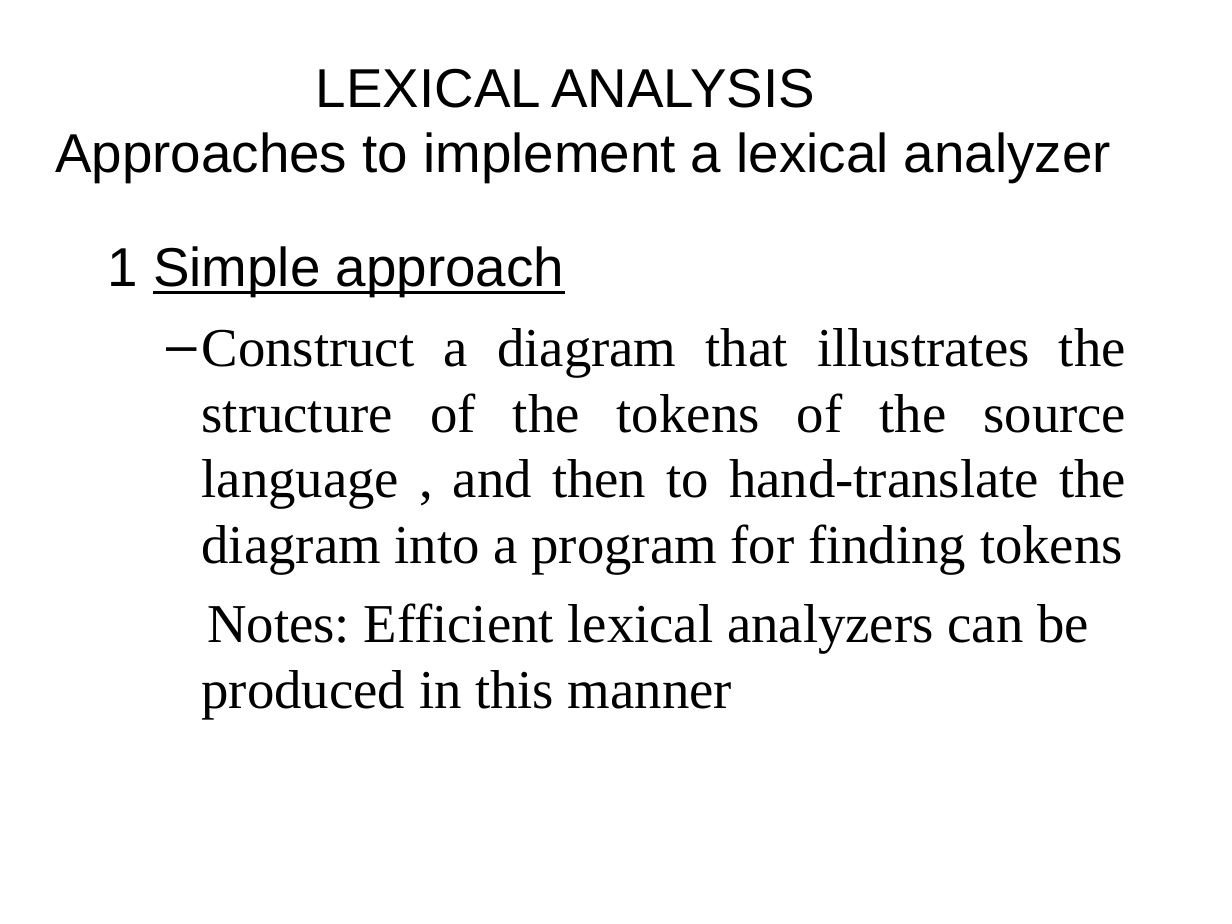
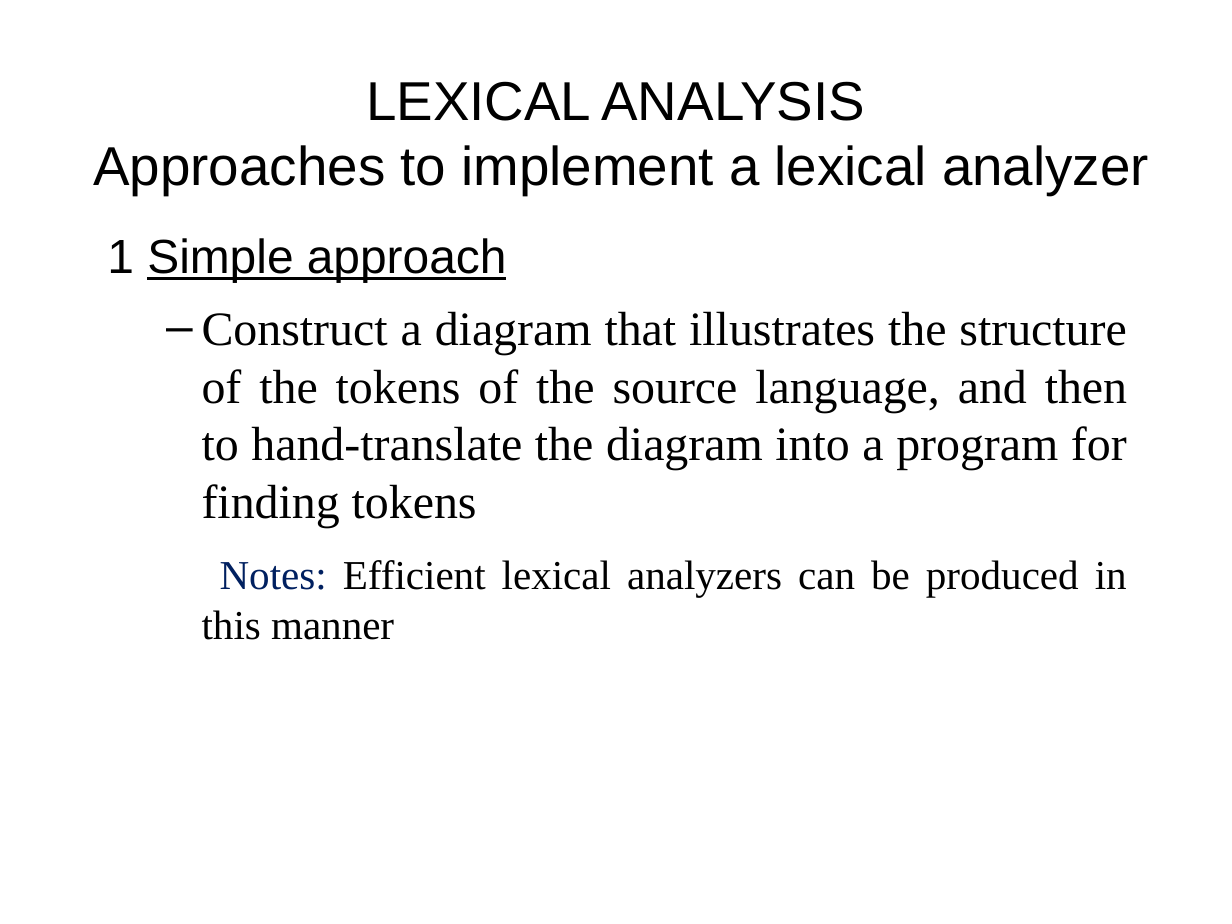
Before and after one commit to GeneralNitin/S6, a slide deck: slide 27 of 02. Compiler Design/PPTs/Module 1.ppt. Drawn at 1232x924 pixels with LibreOffice and Linux fonts; fonts in the diff are those of the drawing. Boxes give left, top, right and bottom in pixels: in the first picture for what was removed or moved away, otherwise in the second. Text is boxed around its words. In the diff, an @@ line names an element or a change of style, - is before the commit and + after.

```diff
--- a/02. Compiler Design/PPTs/Module 1.ppt
+++ b/02. Compiler Design/PPTs/Module 1.ppt
@@ text "LEXICAL ANALYSIS Approaches to implement ..." moved from (x1=55, y1=68, x2=1111, y2=182) to (x1=93, y1=81, x2=1149, y2=195) @@
@@ text "LEXICAL ANALYSIS Approaches to implement ..." at (x1=93, y1=81, x2=1149, y2=195): alignment left to centre @@
@@ text at (x1=107, y1=238, x2=1127, y2=640): size 32 to 28 pt in "1 Simple approach"; size 32 to 24 pt in "Notes: Efficient lexical analyzers can be produced ..."; text colour #000000 to #002060 in "Notes:"; line spacing 1 to 0.9; less space between paragraphs; alignment left to justified @@
@@ text at (x1=202, y1=311, x2=1127, y2=527): text changed; size 32 to 28 pt @@
-  – Construct a diagram that illustrates the structure of the tokens of the source language , and then to hand-translate the diagram into a program for finding tokens
+  – Construct a diagram that illustrates the structure of the tokens of the source language, and then to hand-translate the diagram into a program for finding tokens
```
Also in this commit, not shown: 70 other slides changed, 2 slides removed, 5 other files.
